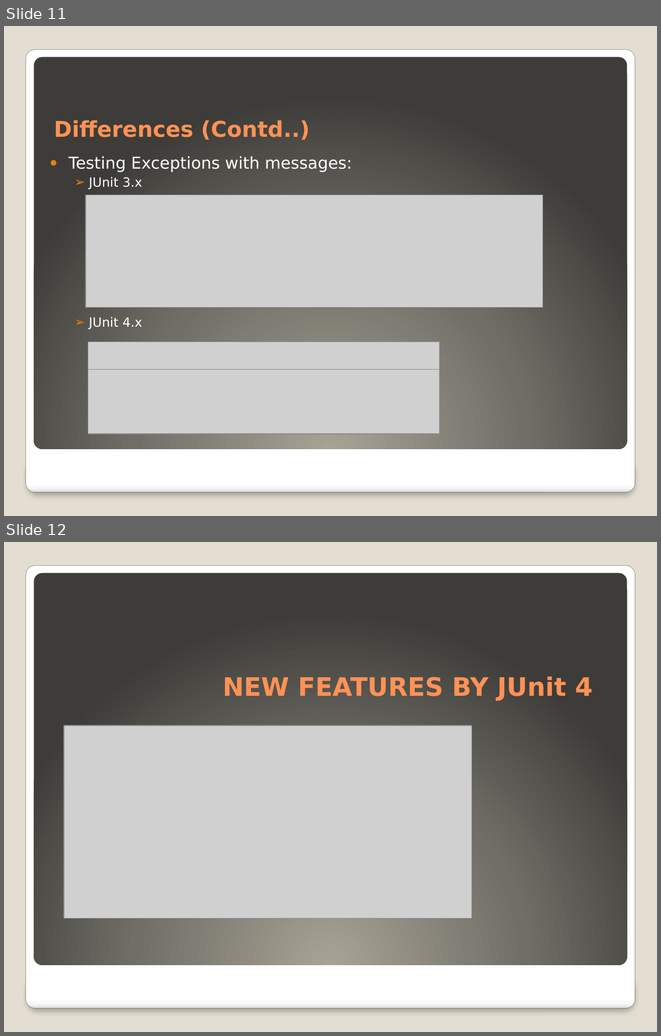
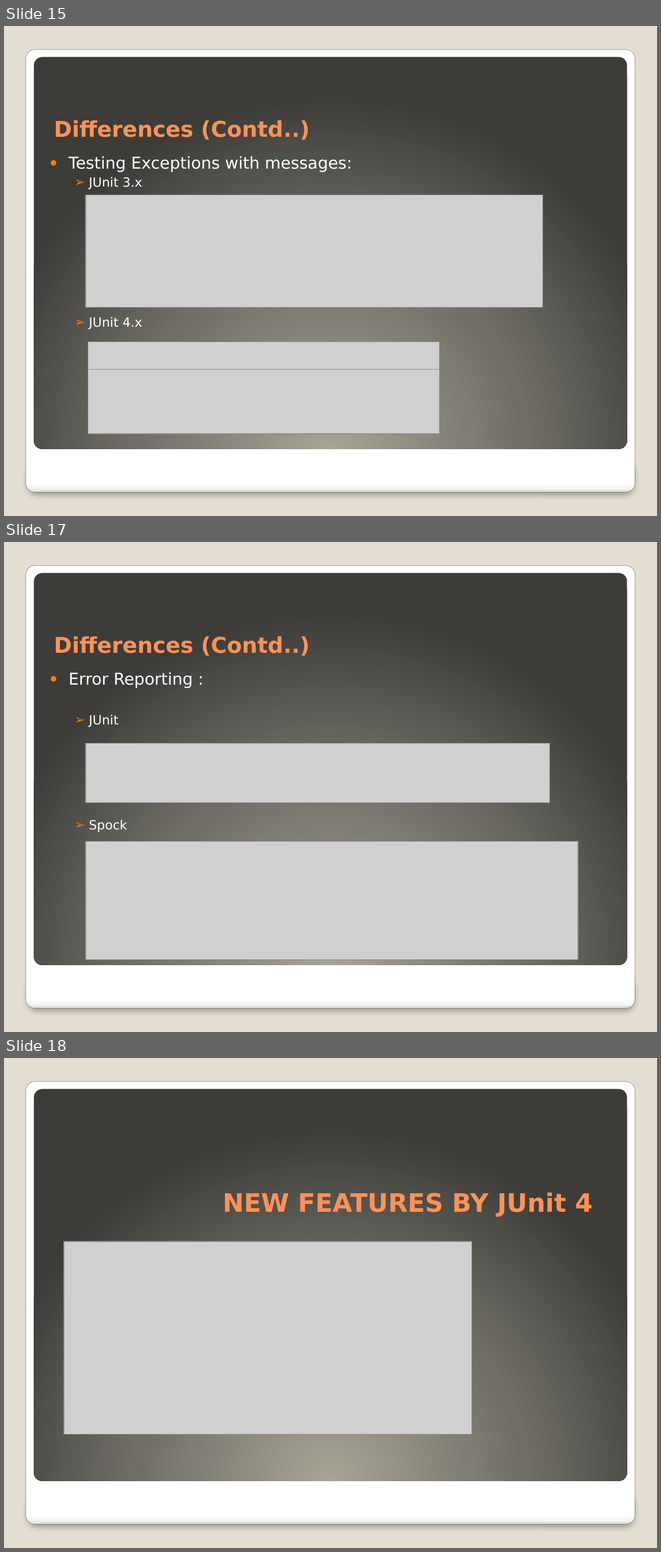
Before and after one commit to ayazlakdawala/JUnitMigration3.x-4.x, a slide deck: TechiNar Series-Unit Testing Frameworks Demo.pptx. Shown one above the other, each under a label of ours: slides 11 and 12 before the commit, slides 15, 17 and 18 after it; the slides between them are not shown. The pictures are 661x1036 and 661x1552 pixels, drawn with LibreOffice and Linux fonts; fonts in the diff are those of the drawing; grey boxes stand for pictures. Boxes give left, top, right and bottom in pixels: in the first picture for what was removed or moved away, otherwise in the second. Text is boxed around its words. In the diff, an @@ line names an element or a change of style, - is before the commit and + after.

Commit message:
added new spock features to the project

```diff
--- a/TechiNar Series-Unit Testing Frameworks Demo.pptx
+++ b/TechiNar Series-Unit Testing Frameworks Demo.pptx
@@ slide 17 added at (x1=4, y1=542, x2=657, y2=1032), background #E3DED1; not listed: 3 template elements that a slide beside it also shows @@
@@ title added at (x1=54, y1=636, x2=310, y2=656), 24 pt, text #FF9258, bold @@
+Differences (Contd..)
@@ text added at (x1=69, y1=672, x2=193, y2=832), 18 pt, text #FFFFFF @@
+● Error Reporting :
+  ➢ JUnit
+  ➢ Spock
@@ picture added at (x1=86, y1=743, x2=550, y2=803) @@
@@ picture added at (x1=86, y1=841, x2=578, y2=959) @@
@@ what was slide 11 is now slide 15 @@
@@ what was slide 12 is now slide 18 @@
```
Also in this commit, not shown: 8 slides changed, 9 other slides added, 2 other files.
